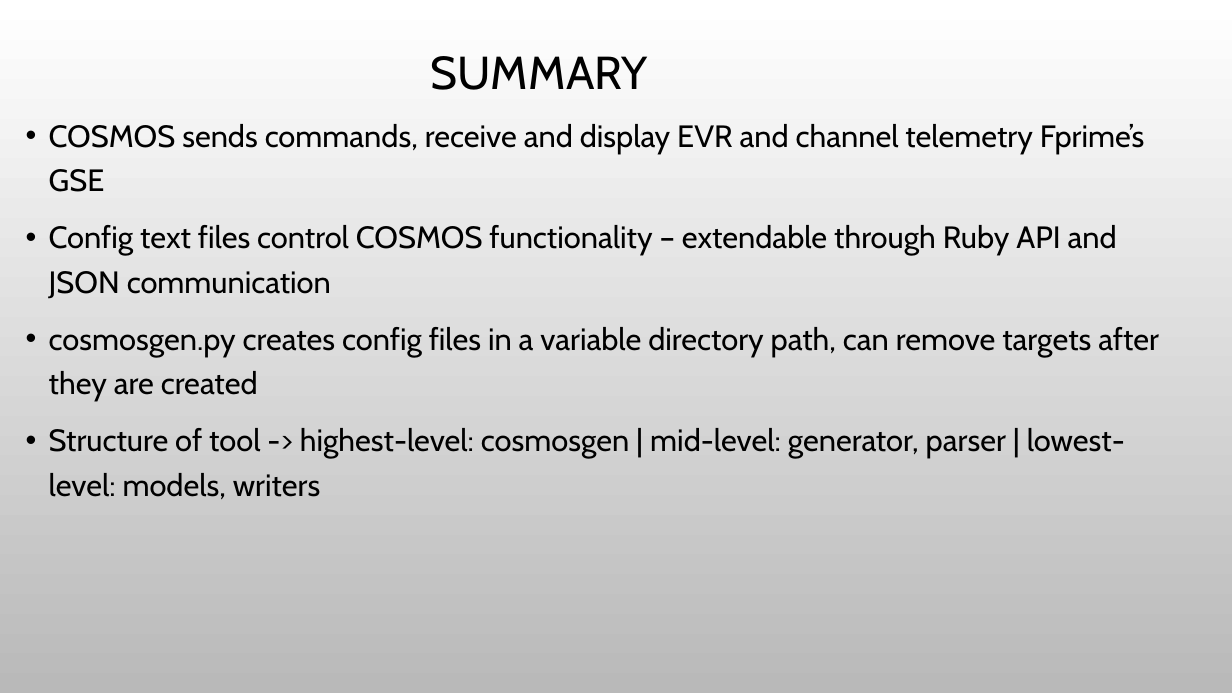
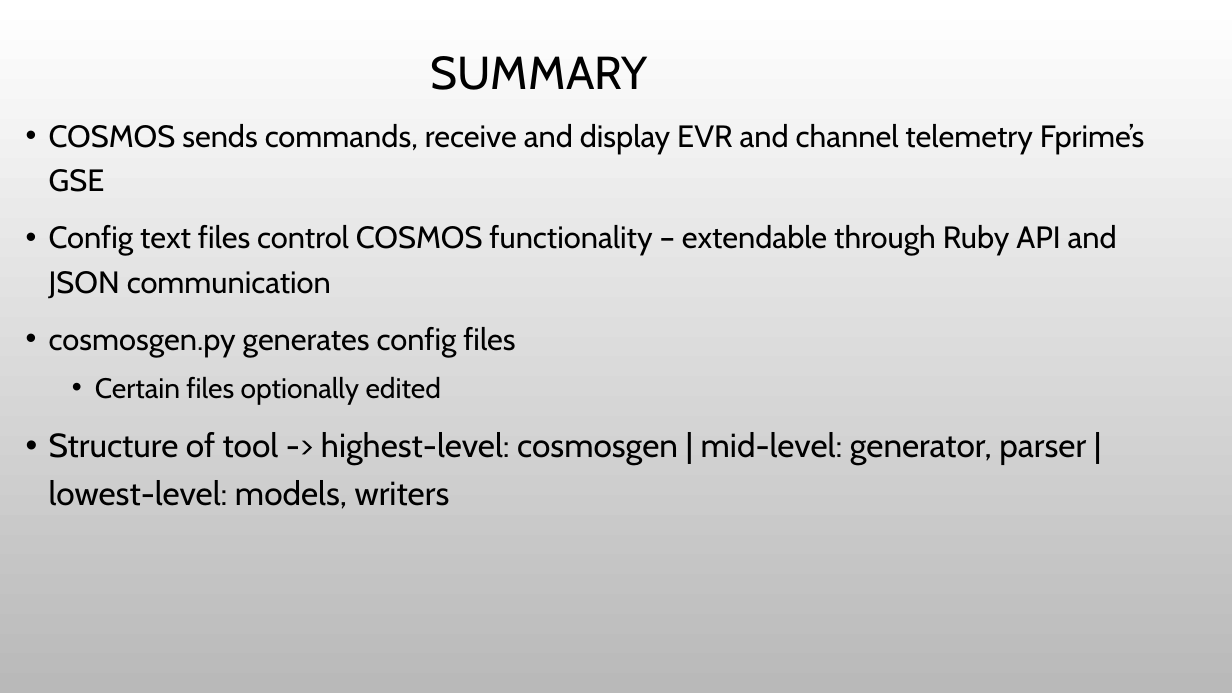
Before and after one commit to JPLOpenSource/fprime-sw-Rel1.0, a slide deck: slide 12 of Autocoders/doc/Cosmos_Presentation.pptx. Drawn at 1232x693 pixels with LibreOffice and Linux fonts; fonts in the diff are those of the drawing; background and template pictures are left out. Boxes give left, top, right and bottom in pixels: in the first picture for what was removed or moved away, otherwise in the second. Text is boxed around its words. In the diff, an @@ line names an element or a change of style, - is before the commit and + after.

```diff
--- a/Autocoders/doc/Cosmos_Presentation.pptx
+++ b/Autocoders/doc/Cosmos_Presentation.pptx
@@ text at (49, 327, 515, 404): text changed @@
-• cosmosgen.py creates config files in a variable directory path, can remove targets after they are created
+• cosmosgen.py generates config files
+  • Certain files optionally edited
@@ text at (49, 432, 1086, 509): size 24 to 26 pt in "Structure of tool -> highest-level: cosmosgen | ..." @@
```
Also in this commit, not shown: 4 other slides changed.
